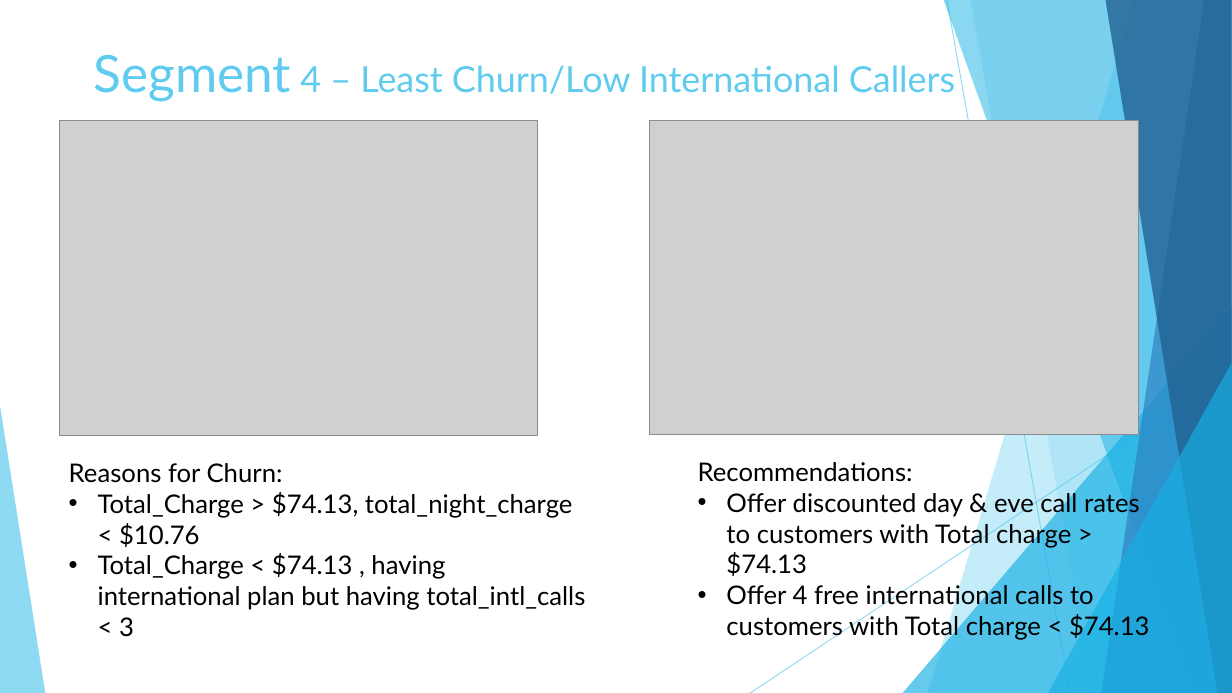
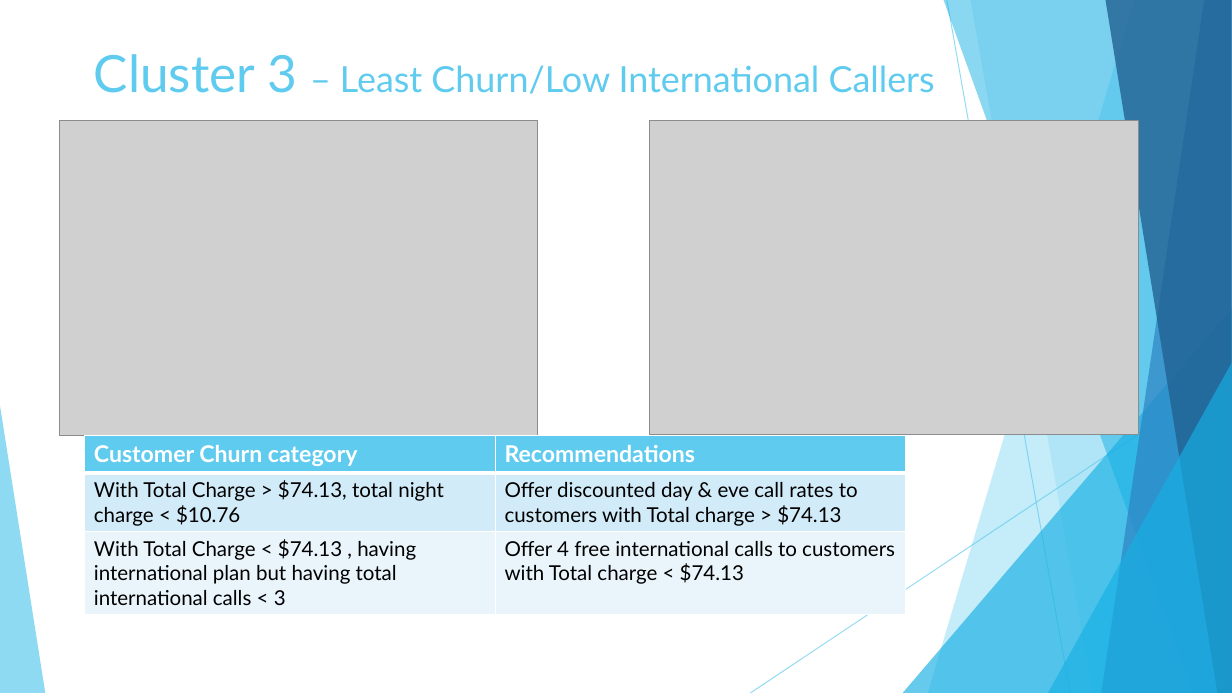
Before and after one commit to abahl88/Independent-Projects, a slide deck: slide 10 of Telecom Customer Churn/Telco Churn Presentation.pptx. Drawn at 1232x693 pixels with LibreOffice and Linux fonts; fonts in the diff are those of the drawing; grey boxes stand for pictures. Boxes give left, top, right and bottom in pixels: in the first picture for what was removed or moved away, otherwise in the second. Text is boxed around its words. In the diff, an @@ line names an element or a change of style, - is before the commit and + after.

```diff
--- a/Telecom Customer Churn/Telco Churn Presentation.pptx
+++ b/Telecom Customer Churn/Telco Churn Presentation.pptx
@@ title at [94, 54, 935, 94]: text changed @@
-Segment 4 – Least Churn/Low International Callers
+Cluster 3 – Least Churn/Low International Callers
@@ table added at [85, 435, 906, 615], 3 rows, 2 columns @@
+Customer Churn category | Recommendations
+With Total Charge > $74.13, total night charge < $10.76 | Offer discounted day & eve call rates to customers with Total charge > $74.13
+With Total Charge < $74.13 , having international plan but having total international calls < 3 | Offer 4 free international calls to customers with Total charge < $74.13
@@ text removed at [69, 463, 585, 610] @@
-Reasons for Churn:
-• Total_Charge > $74.13, total_night_charge < $10.76
-• Total_Charge < $74.13 , having international plan but having total_intl_calls < 3
@@ text removed at [698, 462, 1150, 640] @@
-Recommendations:
-• Offer discounted day & eve call rates to customers with Total charge > $74.13
-• Offer 4 free international calls to customers with Total charge < $74.13
```
Also in this commit, not shown: 10 other slides changed, 1 other file.
